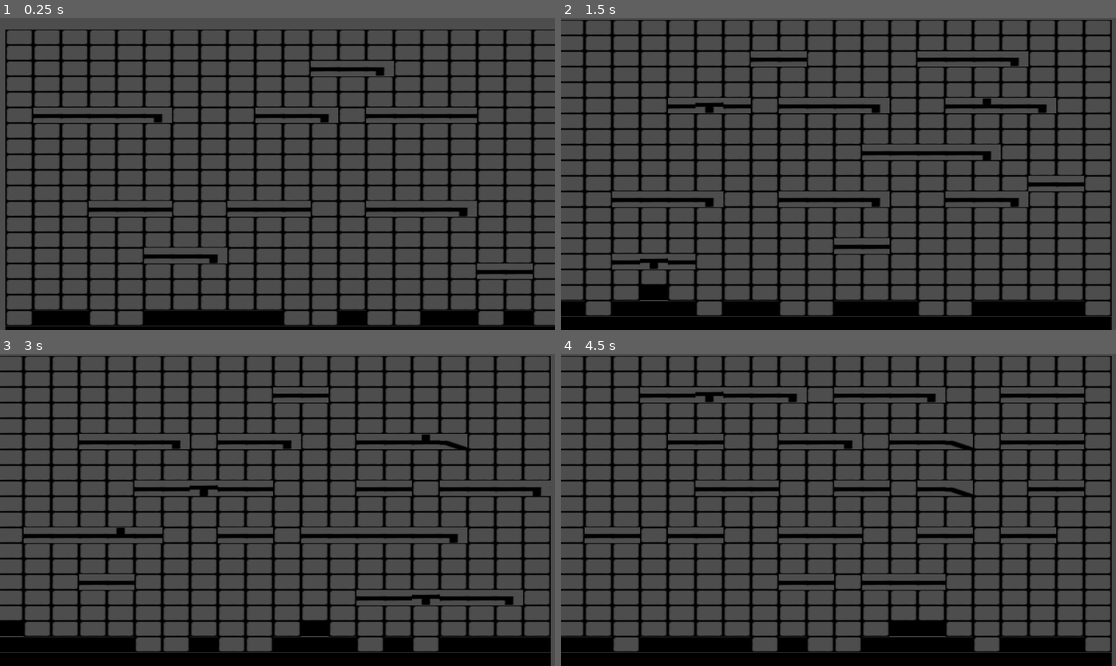
Above: before the commit, frames 1-4 (two rows, left to right).
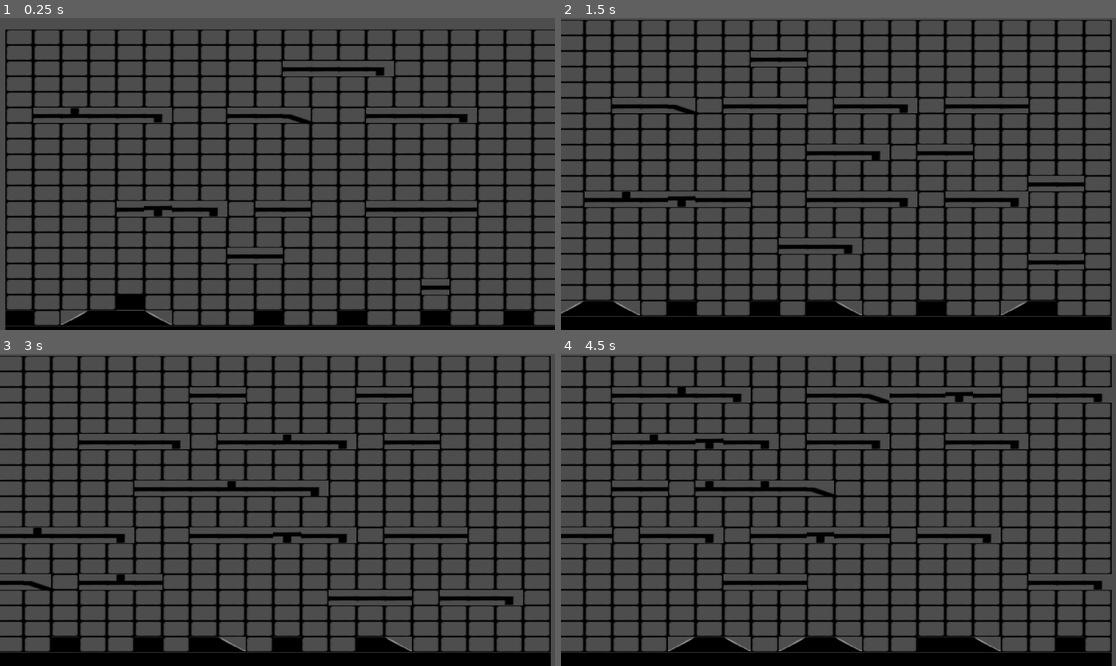
Above: after the commit, the same moments.

Repository: Deiuca/Platform-CA-Sincrono
Game: Godot game, scene res://progetto.tscn
Same seed, same stepped clock (60 frames per second), same inputs: the game is played once before the commit and once after it.
Inputs:
- Up to frame 1 (0.25 s): no input
- Up to frame 2 (1.5 s): tap Enter at 0.5 s; hold R 0.53-1.28 s; tap Space at 1.25 s; tap I at 1.35 s
- Up to frame 3 (3 s): tap Enter at 2 s; hold R 2.03-2.78 s; tap Space at 2.75 s; tap I at 2.85 s
- Up to frame 4 (4.5 s): tap Enter at 3.5 s; hold R 3.53-4.28 s; tap Space at 4.25 s; tap I at 4.35 s

The runs differ from the first frame. In frame 1, 4.3% of the frame differs, in the area x 1-96%, y 13-99%; in frame 2, 6.2%; in frame 3, 6.9%; in frame 4, 8.7%, in the area x 0-100%, y 10-96%.

Commit message:
Muro Rampe FUNZIONANTI

Diff:
--- a/Init.gd
+++ b/Init.gd
@@ -2,13 +2,14 @@
 
 #Tipi di cella in questo progetto
 enum tipi {
-ARIA, MURO,
+ARIA,
+MURO, MURO_RAMPA_DOWN, MURO_RAMPA_UP,
 PLATFORM, PLATFORM_OBSTACLE, PLATFORM_OBSTACLE_DOWN,
 EDGE_DOWN,
-RAMPA_DOWN
+RAMPA_DOWN,
 }
 
-#Textures nel progetto
+#Risorse Texture nel progetto
 #N.B. PRE-COND: tutte le texture devono avere le stesse dimensioni!!!
 var aria = preload("res://Texture/trasparente.png")
 var muro = preload("res://Texture/nero.png")
@@ -17,3 +18,5 @@
 var piattaforma_ostacolo_down = preload("res://Texture/piattaforma_ostacolo_down.png")
 var edge_down = preload("res://Texture/edge_down.png")
 var rampa_down = preload("res://Texture/rampa_down.png")
+var muro_rampa_down = preload("res://Texture/muro_ramp.png")
+var muro_rampa_up = preload("res://Texture/muro_rampa_up.png")
--- a/cella.gd
+++ b/cella.gd
@@ -46,11 +46,19 @@
 
 	#Se Gsx G Gdx sono muro 10% diventi muro
 	if(are_cells_stato([self.vicini[7], self.vicini[6], self.vicini[5]], Init.tipi.MURO) and are_cells_stato([self.vicini[2], self.vicini[0], self.vicini[1]], Init.tipi.ARIA)):
-		probabilita_diventi_tipo(10.0, Init.tipi.MURO)
-		return
+		if  not are_cells_stato([self.vicini[3]], [Init.tipi.MURO_RAMPA_DOWN, Init.tipi.MURO_RAMPA_UP]) and not are_cells_stato([self.vicini[4]], [Init.tipi.MURO_RAMPA_DOWN, Init.tipi.MURO_RAMPA_UP]):
+			if probabilita_diventi_tipo(10.0, Init.tipi.MURO):
+				return
+
+	if are_cells_stato([self.vicini[3]], Init.tipi.MURO)  and are_cells_stato([self.vicini[4]], Init.tipi.ARIA) and are_cells_stato([self.vicini[6]], Init.tipi.MURO, true) and self.tipo == Init.tipi.MURO:
+		set_tipo(Init.tipi.MURO_RAMPA_DOWN)
+
+	if are_cells_stato([self.vicini[4]], Init.tipi.MURO) and are_cells_stato([self.vicini[3]], Init.tipi.ARIA) and are_cells_stato([self.vicini[6]], Init.tipi.MURO, true) and self.tipo == Init.tipi.MURO:
+		set_tipo(Init.tipi.MURO_RAMPA_UP)
+
 
 	#Se è troppo vicina ad un MURO diventa aria
-	if  self.tipo != Init.tipi.MURO and (num_vicini_allargati_muro > 0 or num_vicini_muro > 0):
+	if not are_cells_stato([self], [Init.tipi.MURO, Init.tipi.MURO_RAMPA_DOWN, Init.tipi.MURO_RAMPA_UP]) and (num_vicini_allargati_muro > 0 or num_vicini_muro > 0):
 		set_tipo(Init.tipi.ARIA)
 		return
 
@@ -125,8 +133,9 @@
 
 func probabilita_diventi_tipo(probabilita : float, tipo_da_settare : Init.tipi)-> bool:
 	if determina_se_accade(probabilita):
-			self.set_tipo(tipo_da_settare)
-			return true
+			if self.tipo != tipo_da_settare:
+				self.set_tipo(tipo_da_settare)
+				return true
 	return false
 
 func vicini_con_stato(tipo : Init.tipi) -> int:
--- a/generatore_livello.gd
+++ b/generatore_livello.gd
@@ -18,7 +18,9 @@
 	Init.tipi.PLATFORM_OBSTACLE : Init.piattaforma_ostacolo,
 	Init.tipi.EDGE_DOWN : Init.edge_down,
 	Init.tipi.RAMPA_DOWN : Init.rampa_down,
-	Init.tipi.PLATFORM_OBSTACLE_DOWN : Init.piattaforma_ostacolo_down
+	Init.tipi.PLATFORM_OBSTACLE_DOWN : Init.piattaforma_ostacolo_down,
+	Init.tipi.MURO_RAMPA_DOWN : Init.muro_rampa_down,
+	Init.tipi.MURO_RAMPA_UP : Init.muro_rampa_up
 }
 
 #Le celle che comporranno il mondo
Binary file added: Texture/muro_rampa_up.png
Not shown, added: Texture/muro_rampa_up.png.import
